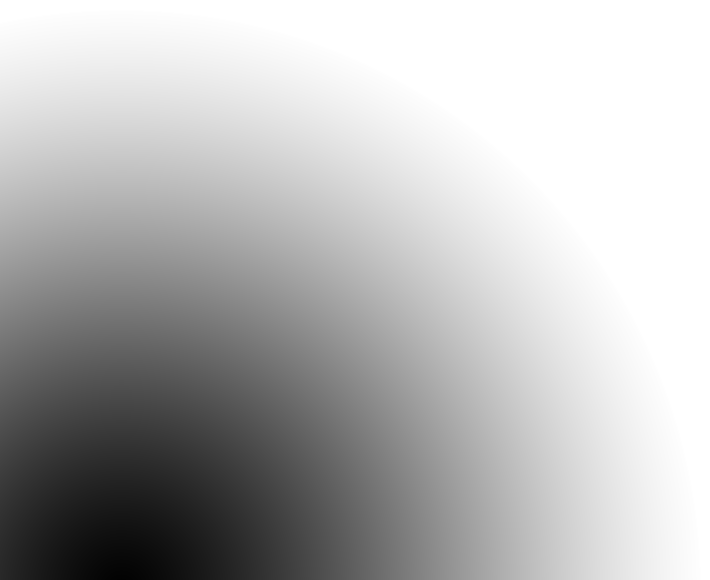
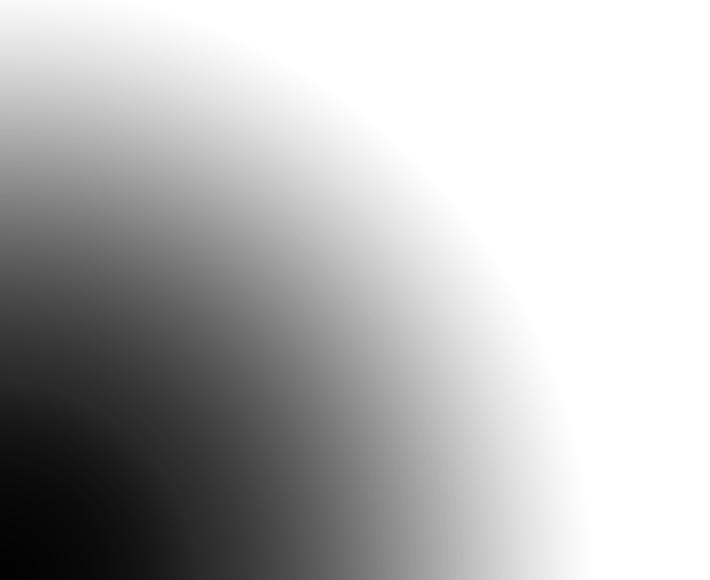
Layered file, before and after one edit (710×580). Changes by layer:
added layer "Layer 2 copy" (25%) above "Layer 2" over [0, 0, 593, 580]
added layer "Layer 2" above "Layer 1" over [0, 0, 593, 580]
hid "Layer 1" over [0, 10, 697, 580]
